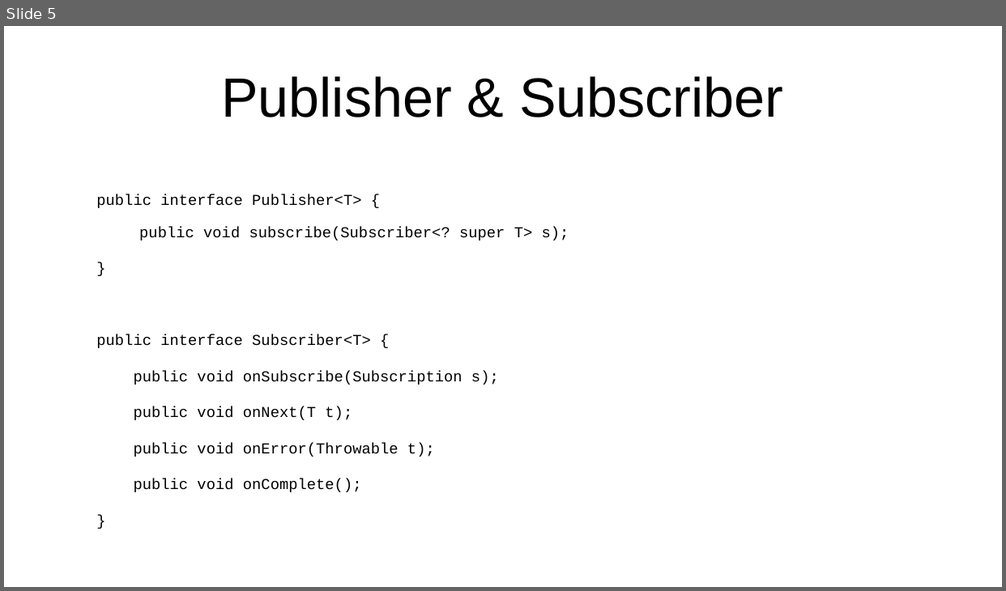
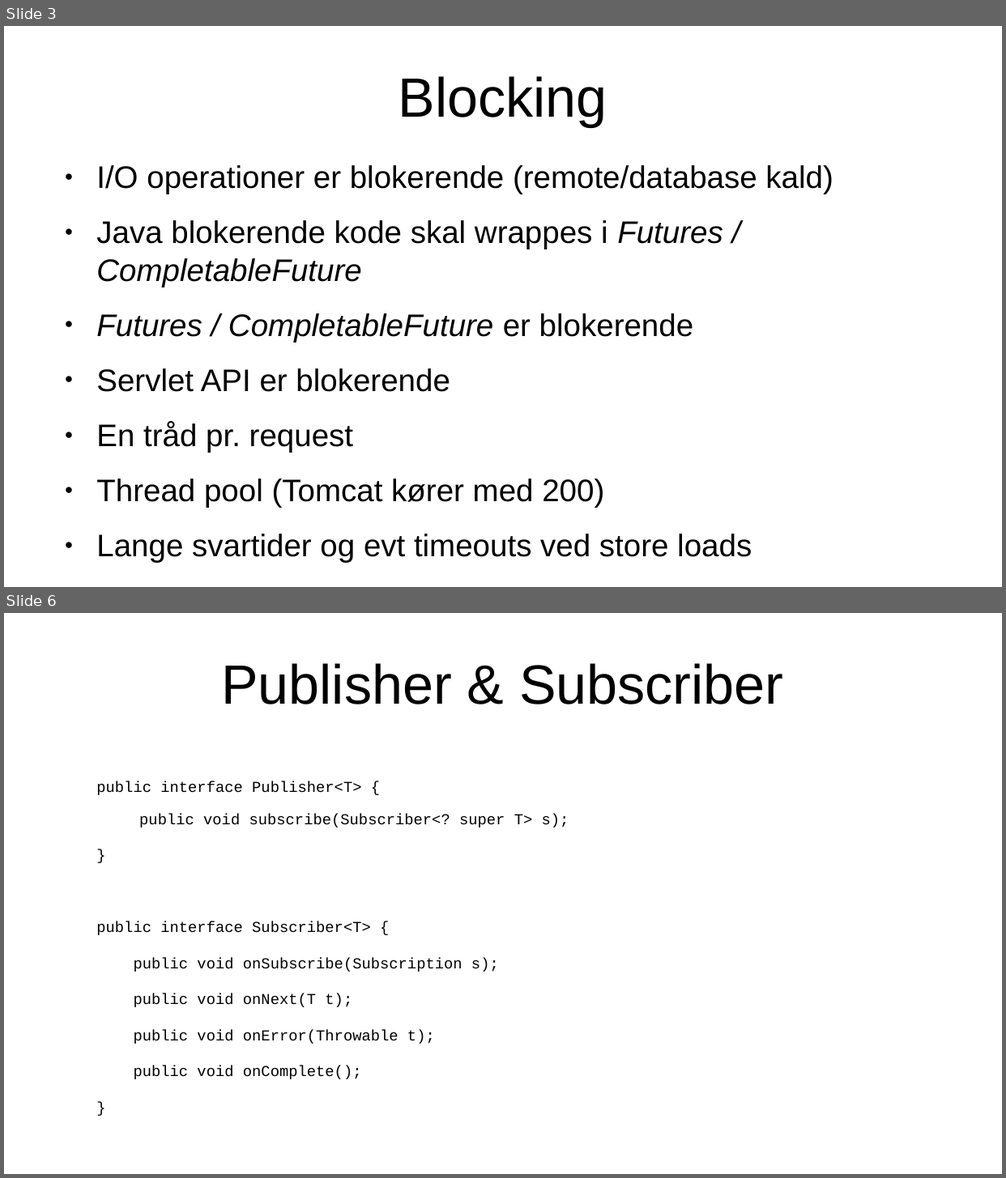
Before and after one commit to piotrskawinski/reactive-demo, a slide deck: docs/Reactive programming.odp. Shown one above the other, each under a label of ours: slide 5 before the commit, slides 3 and 6 after it; the slides between them are not shown. The pictures are 1006x591 and 1006x1178 pixels, drawn with LibreOffice and Linux fonts; fonts in the diff are those of the drawing. Boxes give left, top, right and bottom in pixels: in the first picture for what was removed or moved away, otherwise in the second. Text is boxed around its words. In the diff, an @@ line names an element or a change of style, - is before the commit and + after.

```diff
--- a/docs/Reactive programming.odp
+++ b/docs/Reactive programming.odp
@@ slide 3 added at (4,26,1002,587), background #FFFFFF @@
@@ title added at (398,76,607,127), 44 pt, text #000000 @@
+Blocking
@@ text added at (96,165,833,563), 24.8 pt, text #000000 @@
+● I/O operationer er blokerende (remote/database kald)
+● Java blokerende kode skal wrappes i Futures / CompletableFuture
+● Futures / CompletableFuture er blokerende
+● Servlet API er blokerende
+● En tråd pr. request
+● Thread pool (Tomcat kører med 200)
+● Lange svartider og evt timeouts ved store loads
@@ what was slide 5 is now slide 6 @@
```
Also in this commit, not shown: 8 slides changed, 3 other files.
